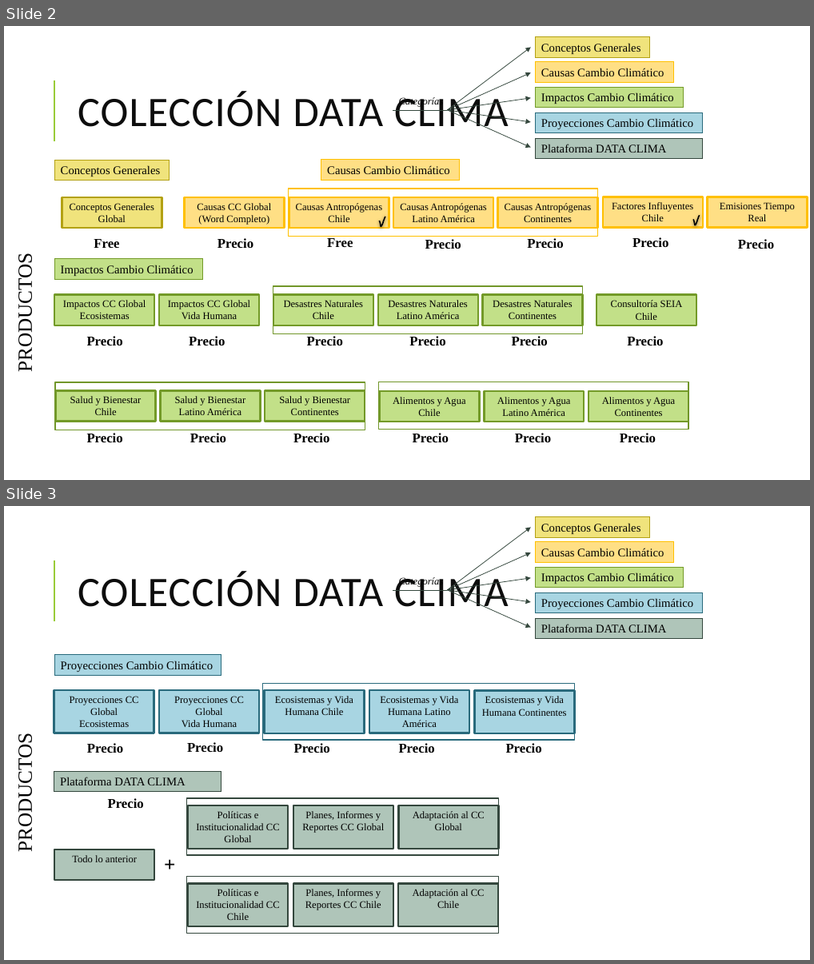
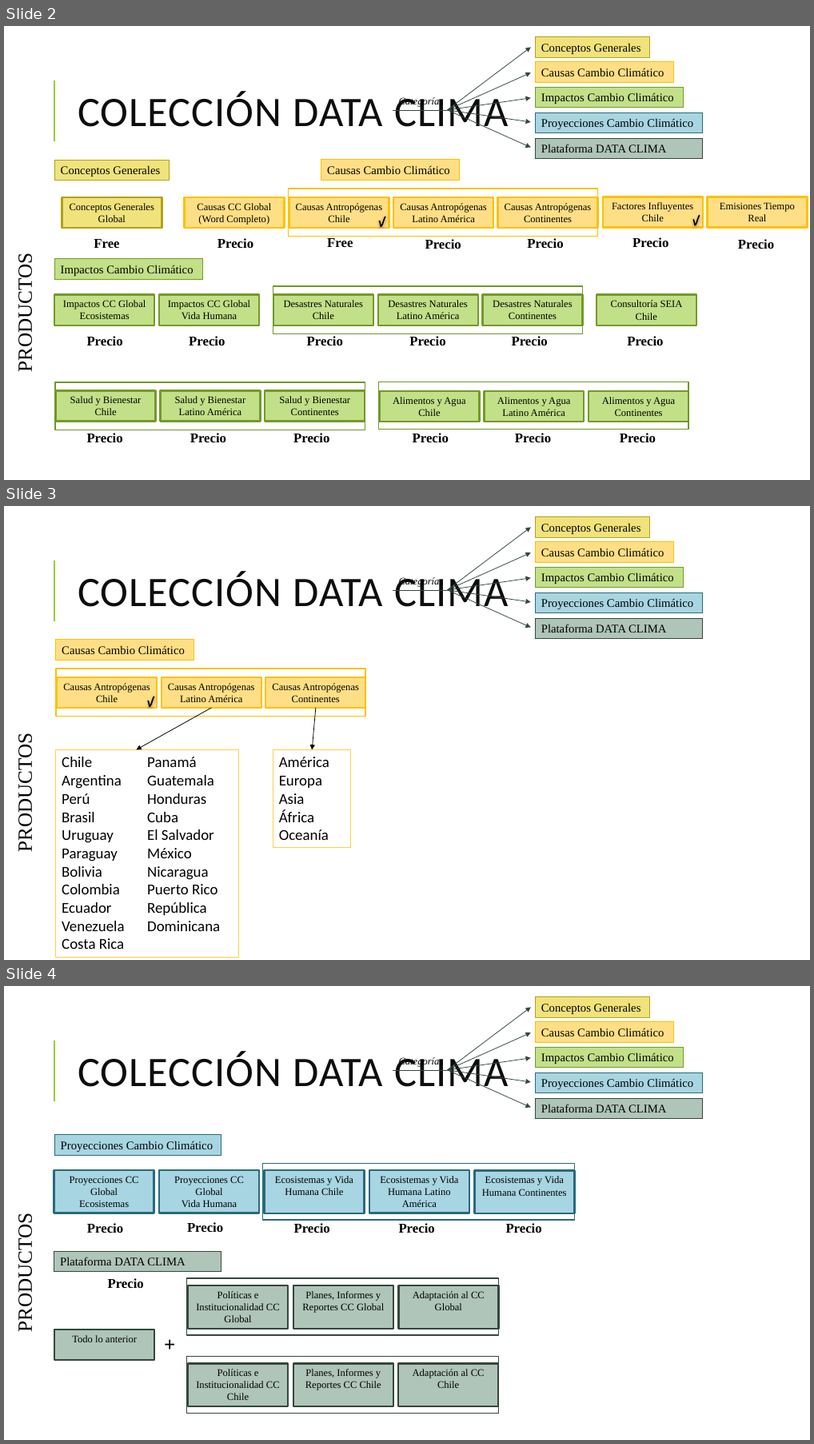
Before and after one commit to Sud-Austral/DATA-ICC, a slide deck: Organización DATA CLIMA.pptx. Shown one above the other, each under a label of ours: slides 2 and 3 before the commit, slides 2, 3 and 4 after it. The pictures are 814x964 and 814x1444 pixels, drawn with LibreOffice and Linux fonts; fonts in the diff are those of the drawing. Boxes give left, top, right and bottom in pixels: in the first picture for what was removed or moved away, otherwise in the second. Text is boxed around its words. In the diff, an @@ line names an element or a change of style, - is before the commit and + after.

```diff
--- a/Organización DATA CLIMA.pptx
+++ b/Organización DATA CLIMA.pptx
@@ slide 3 added at bbox=[4, 506, 810, 960], background #FFFFFF; not listed: 1 template element that a slide beside it also shows @@
@@ arrow added from (447, 590) to (531, 527), #34473D 0.75 pt @@
@@ rectangle added at bbox=[536, 517, 650, 537], fill #F0E37C, outline #B3A114 0.75 pt, 14 pt, text #000000 @@
+Conceptos Generales
@@ arrow added from (447, 590) to (531, 552), #34473D 0.75 pt @@
@@ rectangle added at bbox=[536, 542, 674, 562], fill #FFDF85, outline #FFC000 0.75 pt, 14 pt, text #000000 @@
+Causas Cambio Climático
@@ title added at bbox=[78, 572, 509, 616], 50 pt, text #0D0D0D @@
+COLECCIÓN DATA CLIMA
@@ text added at bbox=[399, 577, 444, 587], 12 pt, text #000000, italic @@
+Categorías
@@ rectangle added at bbox=[536, 567, 684, 588], fill #C2E088, outline #739A28 0.75 pt, 14 pt, text #000000 @@
+Impactos Cambio Climático
@@ line added from (393, 590) to (447, 590), #34473D 0.75 pt @@
@@ arrow added from (447, 590) to (531, 578), #34473D 0.75 pt @@
@@ arrow added from (447, 590) to (531, 602), #34473D 0.75 pt @@
@@ arrow added from (447, 590) to (531, 628), #34473D 0.75 pt @@
@@ rectangle added at bbox=[536, 592, 702, 613], fill #A8D5E2, outline #296A7D 0.75 pt, 14 pt, text #000000 @@
+Proyecciones Cambio Climático
@@ rectangle added at bbox=[536, 618, 702, 639], fill #AFC5B9, outline #34473D 0.75 pt, 14 pt, text #000000 @@
+Plataforma DATA CLIMA
@@ rectangle added at bbox=[56, 640, 194, 660], fill #FFDF85, outline #FFC000 0.75 pt, 14 pt, text #000000 @@
+Causas Cambio Climático
@@ rectangle added at bbox=[56, 668, 366, 716], outline #FFC000 1.25 pt @@
@@ rectangle added at bbox=[58, 677, 157, 708], fill #FFDF85, outline #FFC000 2.25 pt, 12 pt, text #000000 @@
+Causas Antropógenas Chile
@@ freeform shape added at bbox=[148, 696, 154, 706], outline #000000 1.5 pt @@
@@ rectangle added at bbox=[162, 677, 261, 708], fill #FFDF85, outline #FFC000 2.25 pt, 12 pt, text #000000 @@
+Causas Antropógenas Latino América
@@ rectangle added at bbox=[266, 677, 366, 708], fill #FFDF85, outline #FFC000 2.25 pt, 12 pt, text #000000 @@
+Causas Antropógenas Continentes
@@ arrow added from (211, 708) to (137, 750), #000000 0.75 pt @@
@@ arrow added from (316, 708) to (313, 750), #000000 0.75 pt @@
@@ text added at bbox=[14, 744, 36, 848], 24 pt, text #000000 @@
+PRODUCTOS
@@ rectangle added at bbox=[56, 750, 239, 957], outline #FFCF47 0.75 pt, 18 pt, text #000000 @@
+Chile
+Argentina
+Perú
+Brasil
+Uruguay
+Paraguay
+Bolivia
+Colombia
+Ecuador
+Venezuela
+Costa Rica
+Panamá
+Guatemala
+Honduras
+Cuba
+El Salvador
+México
+Nicaragua
+Puerto Rico
+República Dominicana
@@ rectangle added at bbox=[274, 750, 351, 848], outline #FFCF47 0.75 pt, 18 pt, text #000000 @@
+América
+Europa
+Asia
+África
+Oceanía
@@ what was slide 3 is now slide 4 @@
```
Also in this commit, not shown: 44 other files.
